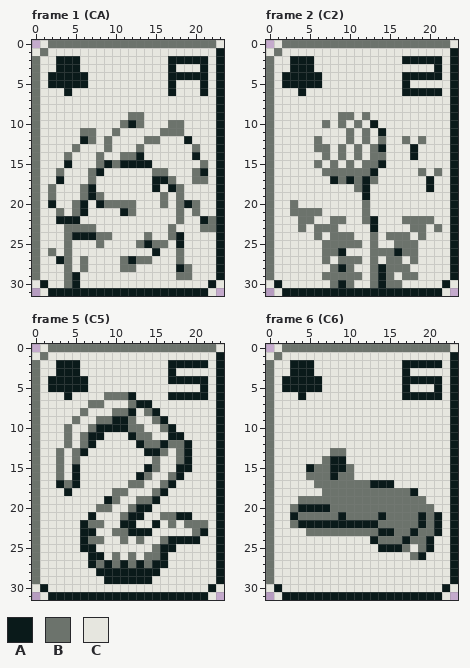
Pixel-art file, stored at assets/atlas/card.aseprite. That is the earlier state.
24x32 pixels, 61 frames. Colours within 5 levels of each other are drawn and written as one. Shown: frame 1 (CA), frame 2 (C2), frame 5 (C5), frame 6 (C6). The commit also changed other frames, which this record leaves out.
Palette (. is transparent): A #0a1a1a  B #6c736c  C #e6e6df
And afterwards:
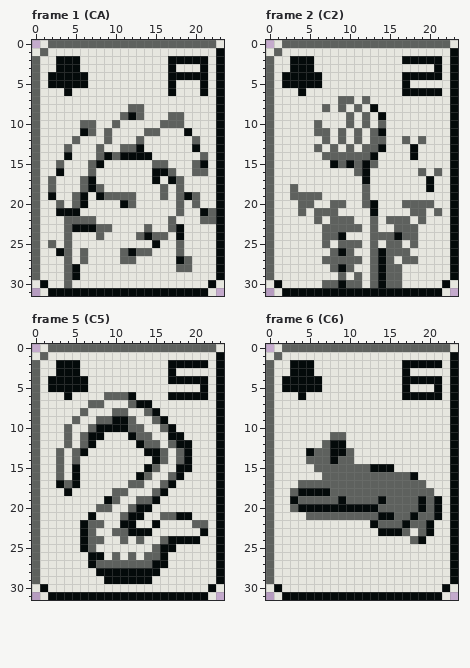
What changed:
colour A: #0a1a1a -> #040a0a
colour B: #6c736c -> #5e615e
Changed rows in their new state; - is a pixel that keeps its letter.
Frame 1 (CA), layer "face":
first column x 2:
 8 ----------BB---------
 9 ---------BA----BB----
10 ----BB--BCCC--B------
11 ----A--BC---BBCCCA---
12 ---BCC-----BCC---CB--
13 --BC--BC-BBA------A--
14 --A----ABAA-A-----CB-
15 -BC--BACCCCCCBB---BA-
16 -A----C------AAB---B-
17 BC--BA--------CAB-CC-
18 ------B------CBC-----
19 A--BACABBBB------AB--
20 CB----CCCA----C--C---
21 -AAAC----CC-------CAB
22 -CBBBB---------BC--B-
23 ---AAABB----B---A--CC
24 ---CCC-C---BABBC-----
25 B-----C----CCAC-B----
26 CA--B----BABBC-------
27 -C--------BCC---AB---
28 ---AC----CC-----B----
29 ----------------CC---
30 ---C-----------------
Frame 2 (C2), layer "face":
first column x 3:
 7 ------BB-B---------
 8 ----B-B-B-A--------
 9 ------C----A-------
10 ---BC-CBCBCB-------
11 ---BB-BCBCB--------
12 ---CB-BCBCB--------
13 ----CBCBCB---------
14 -----B-B-BAC-------
15 ---C-ABABA-C-------
16 ----CCCC-AC--------
17 -----CCCC-C--------
18 B-------CB---------
19 BBBB-----B---------
20 CBB--BB---A---BBBB-
21 C-C-BB---CA----BB-B
22 -CCB---B-CB-BB-C-C-
23 -C-C--BBB-B--BB-C-C
24 ---CB-AC---B-A-BC--
25 -----C------B-C----
26 ----C--B---A-B-C---
27 -----B-----A-CB----
28 --------------C----
29 ----CC-C-----BCC---
30 ----B---B----------
Frame 5 (C5), layer "face":
first column x 12:
 8 C
first column x 15:
12 -C-A
14 AB--
first column x 7:
22 ----------C-C-
23 B------------C
25 B-------------
27 --B-B-B-------
Frame 6 (C6), layer "face":
first column x 3:
11 -----BB------------
12 ----BAA------------
13 --ABBAAB-----------
14 --BB--BB-----------
15 --C--BB-BBAAA------
16 --CC-B--BBBBBBBA---
17 -BB-------BBBBBBB--
18 BAAAA----------BBB-
19 A-----A----A----ABA
20 -----AAAAAA-----A-A
21 CC----B-----A--AB--
22 CCCCCCCCCC----A-BAC
23 --CCCCCCCCC--A-C-AC
24 ----------CCCCC-AC-
25 -----------CCCC-CC-
26 ---------------CC--
Changed places in both pictures, as pixel boxes (x1, y1, x2, y2):
changed: (32, 40, 224, 296)
changed: (266, 40, 458, 296)
changed: (32, 344, 224, 600)
changed: (266, 344, 458, 600)
